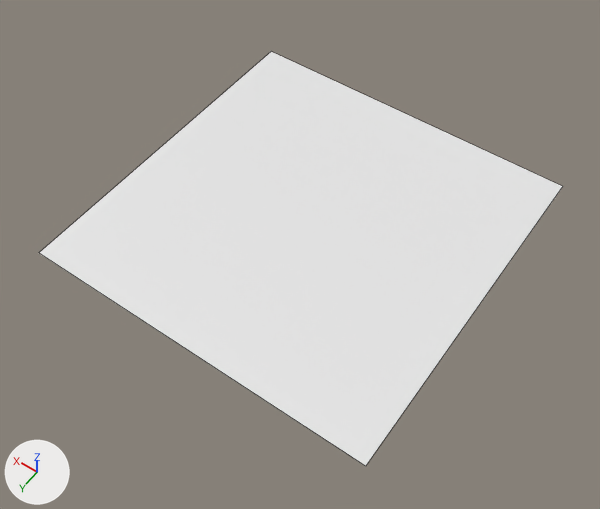
Renders of the Blender file art/3d/City_Scene.blend from each side of a commit.
One viewpoint serves both versions: a 50 mm camera at (-1.64, 2.38, 3.38) aimed at (-0.09, 0.21, -0.03). Lighting does not change. The marker at lower left points along +X, +Y and +Z. Mesh edges are drawn as thin lines.
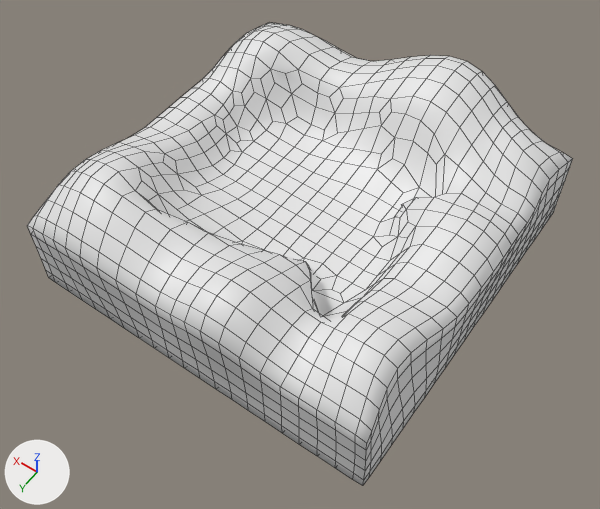
Where the change shows, as pixel boxes [x1, y1, x2, y2] in the pictures (600 x 509 px):
'Plane', reshaped (12% taller)
    before: [39, 52, 563, 466]
    after: [27, 23, 573, 485]
part 1 of me_plane, built on
    before: [39, 52, 563, 466]
    after: [27, 23, 573, 485]

The change in detail:
me_plane is used by ob_plane; location (0.0, 0.0, 0.0).
me_plane had 4 vertices, 1 face and spanned x -1.0..1.0, y -1.0..1.0, z 0.0.
me_plane now has 1404 vertices, 1402 faces and spans x -1.02..1.03, y -1.09..1.04, z -0.25..0.56.
me_plane part 1: 4 vertices removed from x -1.0..1.0, y -1.0..1.0, z 0.0; 1404 vertices added at x -1.02..1.03, y -1.09..1.04, z -0.25..0.56.
me_plane part 2: the surface is now shaded smooth.
